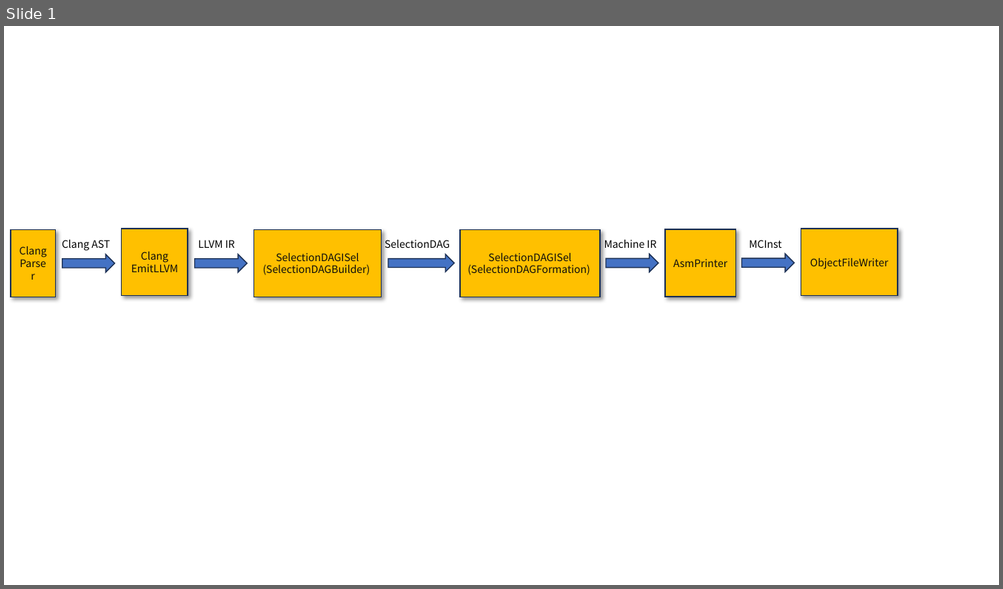
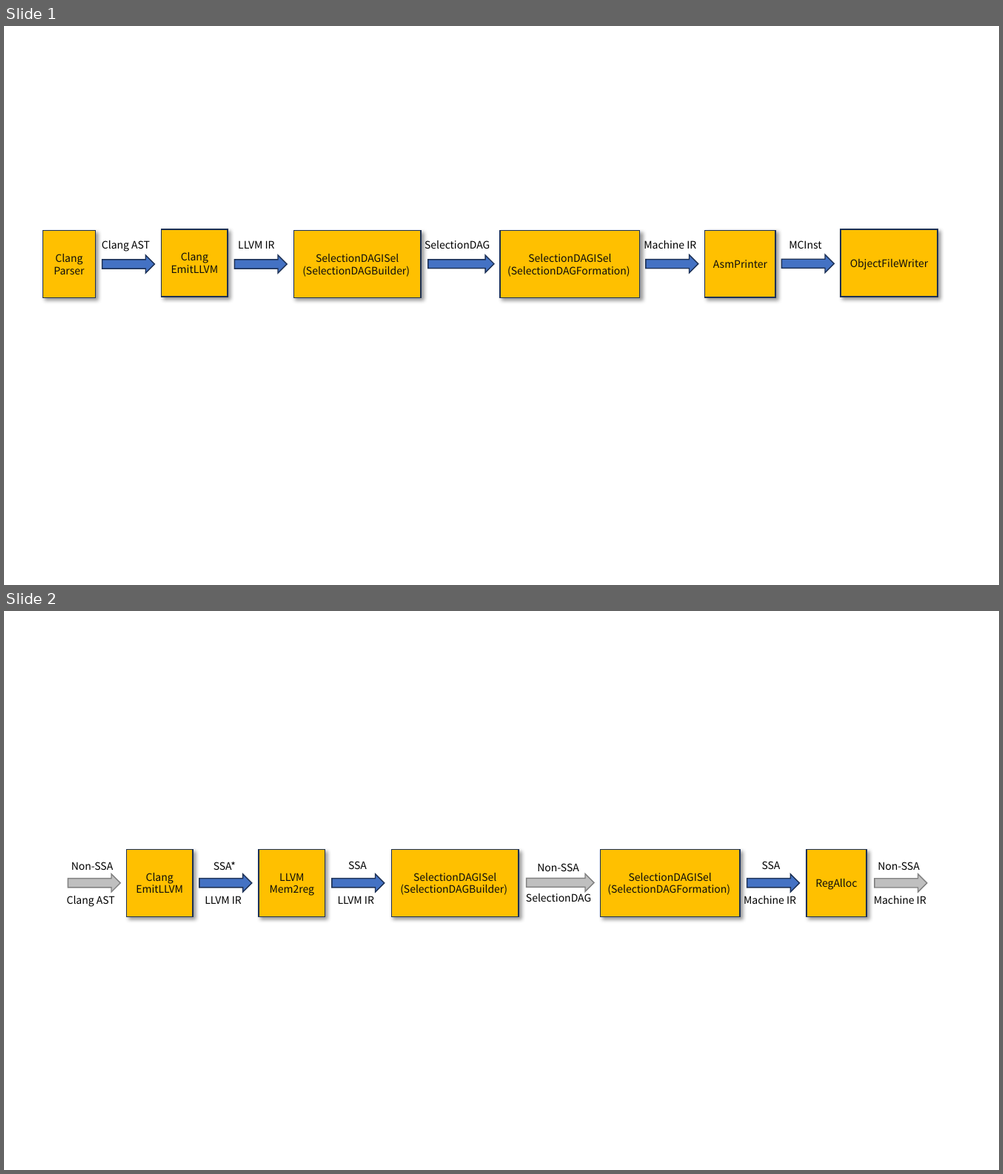
Before and after one commit to Xijie-Shuai/xijie-shuai.github.io, a slide deck: categories/LLVM/assets/public.pptx. Shown one above the other, each under a label of ours: slide 1 before the commit, slides 1 and 2 after it. The pictures are 1003x589 and 1003x1174 pixels, drawn with LibreOffice and Linux fonts; fonts in the diff are those of the drawing. Boxes give left, top, right and bottom in pixels: in the first picture for what was removed or moved away, otherwise in the second. Text is boxed around its words. In the diff, an @@ line names an element or a change of style, - is before the commit and + after.

```diff
--- a/categories/LLVM/assets/public.pptx
+++ b/categories/LLVM/assets/public.pptx
@@ slide 2 added at box(4, 611, 999, 1170), background #FFFFFF @@
@@ rectangle added at box(126, 850, 193, 917), fill #FFC000, outline #1E3256 1 pt, 10 pt, text #0D0D0D @@
+Clang
+EmitLLVM
@@ rectangle added at box(259, 850, 325, 917), fill #FFC000, outline #1E3256 1 pt, 10 pt, text #0D0D0D @@
+LLVM
+Mem2reg
@@ rectangle added at box(391, 850, 518, 917), fill #FFC000, outline #1E3256 1 pt, 10 pt, text #0D0D0D @@
+SelectionDAGISel
+(SelectionDAGBuilder)
@@ rectangle added at box(600, 850, 740, 917), fill #FFC000, outline #1E3256 1 pt, 10 pt, text #0D0D0D @@
+SelectionDAGISel
+(SelectionDAGFormation)
@@ rectangle added at box(806, 850, 866, 917), fill #FFC000, outline #1E3256 1 pt, 10 pt, text #0D0D0D @@
+RegAlloc
@@ right arrow added at box(68, 874, 120, 892), fill #BFBFBF, outline #808080 1 pt @@
@@ text added at box(71, 862, 114, 870), 10 pt, text #000000 @@
+Non-SSA
@@ right arrow added at box(199, 874, 252, 892), fill #4472C4, outline #1E3256 1 pt @@
@@ text added at box(213, 862, 236, 870), 10 pt, text #000000 @@
+SSA*
@@ right arrow added at box(332, 874, 384, 892), fill #4472C4, outline #1E3256 1 pt @@
@@ text added at box(348, 861, 367, 869), 10 pt, text #000000 @@
+SSA
@@ right arrow added at box(526, 874, 595, 892), fill #BFBFBF, outline #808080 1 pt @@
@@ text added at box(537, 863, 579, 871), 10 pt, text #000000 @@
+Non-SSA
@@ right arrow added at box(747, 874, 800, 892), fill #4472C4, outline #1E3256 1 pt @@
@@ text added at box(762, 861, 780, 869), 10 pt, text #000000 @@
+SSA
@@ right arrow added at box(875, 874, 927, 892), fill #BFBFBF, outline #808080 1 pt @@
@@ text added at box(877, 862, 919, 870), 10 pt, text #000000 @@
+Non-SSA
@@ text added at box(67, 896, 115, 907), 10 pt, text #000000 @@
+Clang AST
@@ text added at box(205, 896, 242, 904), 10 pt, text #000000 @@
+LLVM IR
@@ text added at box(338, 896, 374, 904), 10 pt, text #000000 @@
+LLVM IR
@@ text added at box(526, 891, 591, 902), 10 pt, text #000000 @@
+SelectionDAG
@@ text added at box(743, 896, 796, 904), 10 pt, text #000000 @@
+Machine IR
@@ text added at box(874, 896, 926, 904), 10 pt, text #000000 @@
+Machine IR
@@ slide 1 changed as well @@
@@ rectangle "Clang": place and size @@
-rectangle "Clang" at box(11, 230, 56, 297)
+rectangle "Clang" at box(42, 230, 95, 298)
@@ 5 rectangles, 5 texts, 5 right arrows: place and size @@
-5 rectangles, 5 texts, 5 right arrows at box(62, 229, 898, 297)
+5 rectangles, 5 texts, 5 right arrows at box(102, 230, 937, 298)
```
Also in this commit, not shown: 4 other files.
